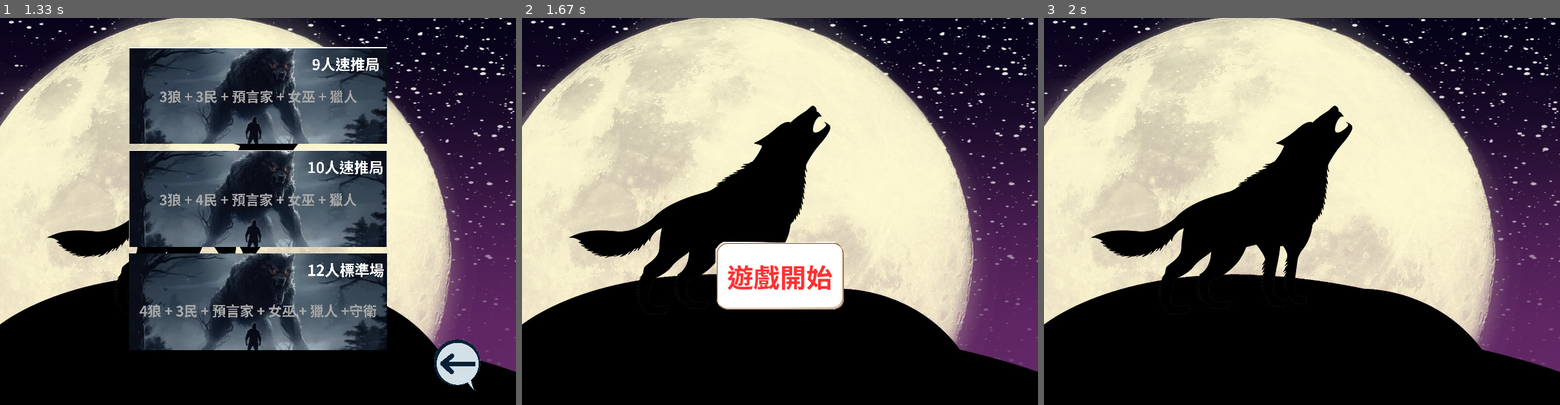
Above: before the commit, frames 1-3 (left to right).
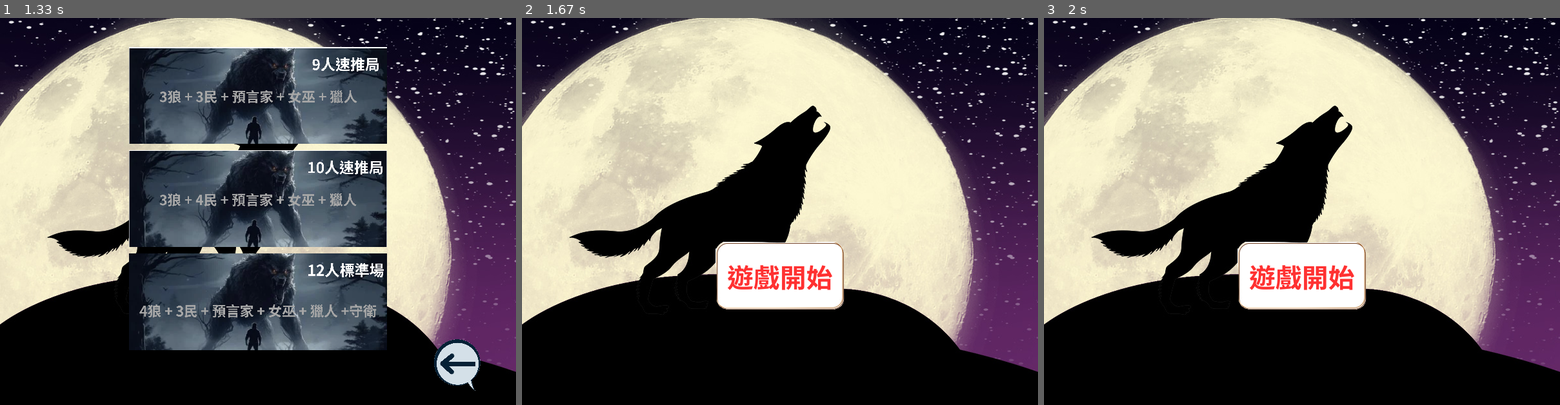
Above: after the commit, the same moments.

Repository: ming-hsien/Werewolf-Pygame
Game: pygame game, started from main.py
The game is run twice, just before and just after one commit, with the same random seed, the same clock (stepped at 60 frames per second) and the same inputs.
Inputs (mouse positions are in pixels of both pictures, inside the frame that each line leads up to):
- Up to frame 1 (1.33 s): click (258, 277) at 0.38 s; click (98, 153) at 1.22 s
- Up to frame 2 (1.67 s): click (970, 346) at 1.55 s
- Up to frame 3 (2 s): click (1312, 79) at 1.88 s

Frames 1-2 are identical in both runs. In frame 3, 4.2% of the frame differs, in the area x 37-63%, y 57-76%.

Commit message:
feat: add game roles page

Diff:
--- a/main.py
+++ b/main.py
@@ -55,33 +55,59 @@
 
     return menu_buttons_rect
 
-def shuffle_roles_card(role_list):
-    random.shuffle(role_list)
-    return role_list
-
-class Games:
+class Game:
     def __init__(self, game_type, role_path):
         self.game_type = game_type
         self.game_roles = []
+        self.current_role = 0
+
+         # 設定卡牌背面
+        self.card_back = pygame.transform.scale(pygame.image.load("./assets/卡牌背面.jpg"), (300, 450))
+        self.card_back_rect = self.card_back.get_rect(center=(SCREEN_WIDTH // 2, 300))
+
+        # next card button
+        self.next_card_button = pygame.transform.scale(pygame.image.load("./assets/next.png"), (150, 150))
+        self.next_card_button_rect = self.next_card_button.get_rect(center=(SCREEN_WIDTH - 85, SCREEN_HEIGHT // 2))
 
         if game_type not in ROLES_CONFIG:
             print(f"[Error] Game type : {game_type} doesn't exist !")
         else:
             self.add_roles(role_path)
 
+    def shuffle_roles_card(self, role_list):
+        random.shuffle(role_list)
+        return role_list
+
     def add_roles(self, role_path):
         buf = []
         for role in ROLES_CONFIG[self.game_type]:
             buf.append(role_path[role])
-        buf = shuffle_roles_card(buf)
-        for rp in buf:
-            self.game_roles.append(pygame.image.load(rp))
+        buf = self.shuffle_roles_card(buf)
+        self.game_roles = buf
+        # for rp in buf:
+        #     self.game_roles.append(pygame.transform.scale(pygame.image.load(rp), (300, 450)))
+    def show_next_card_button(self):
+        screen.blit(self.next_card_button, self.next_card_button_rect)
 
-    def show_roles_page(self):
+    def show_next_card_page(self):
+        if self.current_role >= len(self.game_roles):
+            show_start_page()
+            return
+
         screen.blit(background, (0,0))
-        print(self.game_type, self.game_roles)
+        screen.blit(pygame.transform.scale(pygame.image.load(self.game_roles[self.current_role]), (300, 450)), (250, 75))
+        show_return_button()
+        self.current_role += 1
 
-class Roles:
+        if self.current_role < len(self.game_roles):
+            self.show_next_card_button()
+
+    def show_card_back_page(self):
+        screen.blit(background, (0,0))
+        screen.blit(self.card_back, self.card_back_rect)
+        show_return_button()
+
+class RoleLoader:
     def __init__(self, dir_path):
         self.role_path = {}
         self.load_roles_img(dir_path)
@@ -92,55 +118,47 @@
             if os.path.basename(fn)[0] == '.':
                 continue
             self.role_path[os.path.basename(fn).split('.')[0]] = os.path.join(dir_path, fn)
-            print(f"Load role Success: {os.path.join(dir_path, fn)}")
+            # print(f"Load role Success: {os.path.join(dir_path, fn)}")
 
 
 def main():
-    current_page = "start" # start -> game_menu -> role_page
-    roles_obj = Roles("./assets/role")
-    games_obj = ""
+    current_page = "start"
+    role_loader = RoleLoader("./assets/role")
+    game = None
+    menu_buttons_rect = []
     running = True
-    menu_buttons_rect = []
 
     while running:
         for event in pygame.event.get():
-            # 設定點擊關閉頁面
             if event.type == pygame.QUIT:
                 running = False
-
-            elif event.type == pygame.KEYDOWN:
-                if event.key == pygame.K_ESCAPE:
-                    running = False
-            # 設定點擊遊戲開始的按鈕後，頁面狀態更新
-            elif event.type == pygame.MOUSEBUTTONDOWN and game_start_rect.collidepoint(event.pos):
-                current_page = "game_menu"
-
-            # 設定點擊返回按鈕，頁面狀態更新
-            elif event.type == pygame.MOUSEBUTTONDOWN and return_button_rect.collidepoint(event.pos):
-                if current_page == "game_menu":
+            elif event.type == pygame.MOUSEBUTTONDOWN:
+                if current_page == "start" and game_start_rect.collidepoint(event.pos):
+                    current_page = "menu"
+                    menu_buttons_rect = show_game_menu_page()
+                elif current_page == "menu":
+                    for i, rect in enumerate(menu_buttons_rect):
+                        if rect.collidepoint(event.pos):
+                            game_type = list(ROLES_CONFIG.keys())[i]
+                            game = Game(game_type, role_loader.role_path)
+                            current_page = "card_back"
+                            game.show_card_back_page()
+                            break
+                    if return_button_rect.collidepoint(event.pos):
+                        current_page = "start"
+                        show_start_page()
+                elif current_page == "card_back" and game.card_back_rect.collidepoint(event.pos):
+                    current_page = "card_page"
+                    game.show_next_card_page()
+                elif current_page == "card_page" and return_button_rect.collidepoint(event.pos):
                     current_page = "start"
-                elif current_page == "role_page":
-                    current_page = "game_menu"
-
-            elif event.type == pygame.MOUSEBUTTONDOWN and menu_buttons_rect[0].collidepoint(event.pos):
-                games_obj = Games(list(ROLES_CONFIG.keys())[0], roles_obj.role_path)
-                current_page = "role_page"
-            elif event.type == pygame.MOUSEBUTTONDOWN and menu_buttons_rect[1].collidepoint(event.pos):
-                games_obj = Games(list(ROLES_CONFIG.keys())[1], roles_obj.role_path)
-                current_page = "role_page"
-            elif event.type == pygame.MOUSEBUTTONDOWN and menu_buttons_rect[2].collidepoint(event.pos):
-                games_obj = Games(list(ROLES_CONFIG.keys())[2], roles_obj.role_path)
-                current_page = "role_page"
-
+                    show_start_page()
+                elif current_page == "card_page" and game.next_card_button_rect.collidepoint(event.pos):
+                    current_page = "card_back"
+                    game.show_card_back_page()
 
         if current_page == "start":
             show_start_page()
-
-        elif current_page == "game_menu":
-            menu_buttons_rect = show_game_menu_page()
-
-        elif current_page == "role_page":
-            games_obj.show_roles_page()
 
         pygame.display.flip()
         clock.tick(FPS)
Not shown, added: requirements.txt
